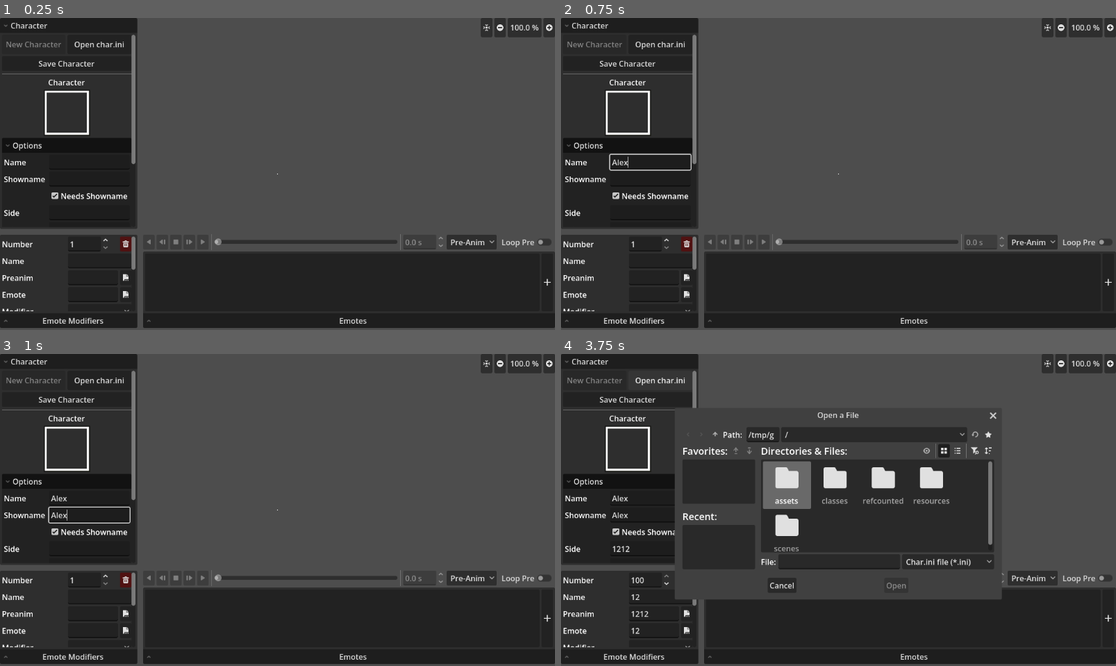
Above: before the commit, frames 1-4 (two rows, left to right).
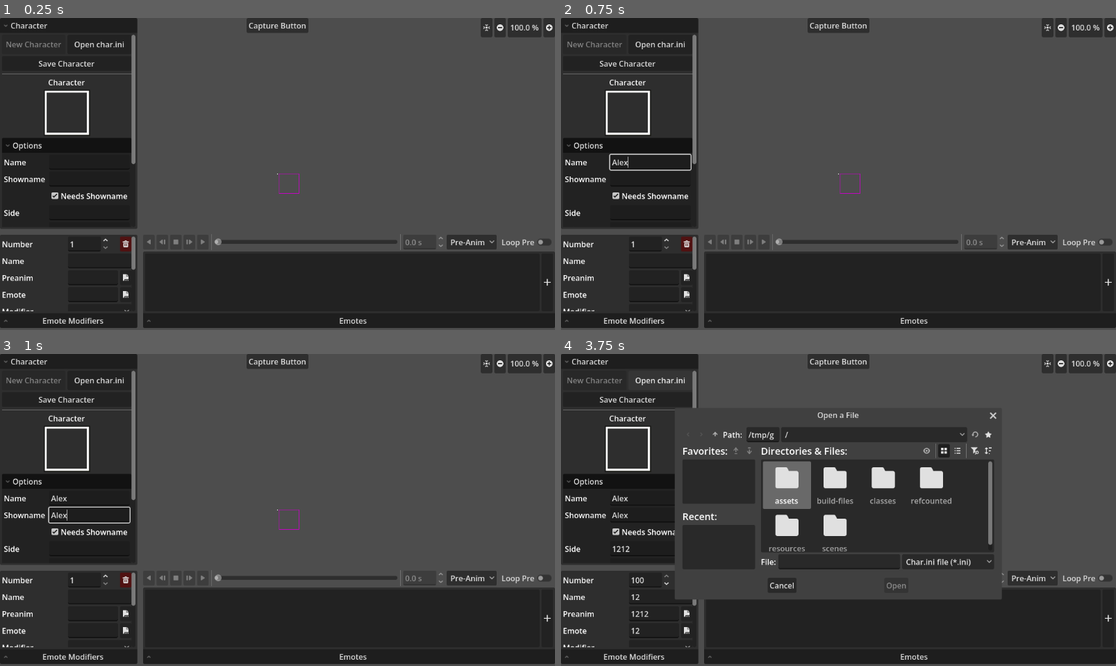
Above: after the commit, the same moments.

Repository: Crystalwarrior/KFO-CharMaker
Game: Godot game, scene res://scenes/main.tscn
Two runs of this game, one before a commit and one after it. Both use one fixed random seed, a clock stepped at 60 frames per second and the inputs below.
Inputs (mouse positions are in pixels of both pictures, inside the frame that each line leads up to):
- Up to frame 1 (0.25 s): no input
- Up to frame 2 (0.75 s): click (649, 161) at 0.52 s; type "Alex" at 0.6 s
- Up to frame 3 (1 s): click (88, 516) at 0.75 s; type "Alex" at 0.83 s; click (88, 547) at 0.98 s
- Up to frame 4 (3.75 s): type "12" at 1.07 s; click (649, 566) at 1.27 s; type "12" at 1.35 s; click (649, 581) at 1.5 s; type "12" at 1.58 s; click (649, 600) at 1.73 s; type "12" at 1.82 s; click (649, 616) at 2.02 s; type "12" at 2.1 s; click (649, 631) at 2.25 s; type "12" at 2.33 s; click (655, 612) at 2.48 s; type "12" at 2.57 s; click (838, 360) at 2.75 s, where only the run after the commit has a clickable "Capture Button"; click "Open char.ini" at 3.5 s

The runs differ from the first frame. In frame 1, 0.5% of the frame differs, in the area x 44-56%, y 0-57%; in frame 2, 0.5%; in frame 3, 0.5%; in frame 4, 1.1%, in the area x 37-71%, y 0-64%.
Error in both runs: Invalid assignment of property or key 'char_name' with value of type 'String' on a base object of type 'Nil'. (res://scenes/char_converter.gd:222)

Commit message:
Add a ButtonCropper control Add a new camera that reads from the button camera for future button making magic

Diff:
--- /dev/null
+++ b/scenes/button_cropper.gd
@@ -0,0 +1,108 @@
+extends Control
+
+
+@export var resize_width: int = 8
+@export var preserve_aspect_ratio: bool = true
+
+
+@onready var button_crop_zone: Control = %ButtonCropZone
+
+
+enum DragMode {
+	LEFT, TOP_LEFT, TOP, TOP_RIGHT, RIGHT, BOTTOM_RIGHT, BOTTOM, BOTTOM_LEFT, MOVE,
+}
+
+const _LEFT_MODES = [DragMode.LEFT, DragMode.TOP_LEFT, DragMode.BOTTOM_LEFT]
+const _RIGHT_MODES = [DragMode.RIGHT, DragMode.TOP_RIGHT, DragMode.BOTTOM_RIGHT]
+const _TOP_MODES = [DragMode.TOP, DragMode.TOP_LEFT, DragMode.TOP_RIGHT]
+const _BOTTOM_MODES = [DragMode.BOTTOM, DragMode.BOTTOM_LEFT, DragMode.BOTTOM_RIGHT]
+const _HORIZONTAL_EDGE_MODES = [DragMode.LEFT, DragMode.RIGHT]
+const _VERTICAL_EDGE_MODES = [DragMode.TOP, DragMode.BOTTOM]
+const _CORNER_MODES = [DragMode.TOP_LEFT, DragMode.TOP_RIGHT, DragMode.BOTTOM_LEFT, DragMode.BOTTOM_RIGHT]
+
+var drag_mode: DragMode = DragMode.MOVE
+var dragging = false
+var drag_start_global: Vector2
+var initial_global_pos: Vector2
+var initial_size: Vector2
+
+func _gui_input(event: InputEvent) -> void:
+	if event is InputEventMouseButton and event.button_index == MOUSE_BUTTON_LEFT:
+		if event.pressed:
+			dragging = true
+			drag_start_global = get_global_mouse_position()
+			initial_global_pos = global_position
+			initial_size = size
+			drag_mode = _detect_mode(event.position)[0]
+		else:
+			dragging = false
+		return
+
+	if event is InputEventMouseMotion:
+		if dragging:
+			_handle_drag()
+			return
+		var result = _detect_mode(event.position)
+		drag_mode = result[0]
+		mouse_default_cursor_shape = result[1]
+
+func _detect_mode(local_pos: Vector2) -> Array:
+	var in_left = local_pos.x < resize_width
+	var in_right = local_pos.x > size.x - resize_width
+	var in_top = local_pos.y < resize_width
+	var in_bottom = local_pos.y > size.y - resize_width
+
+	if in_left and in_top: return [DragMode.TOP_LEFT, Control.CURSOR_FDIAGSIZE]
+	if in_right and in_bottom: return [DragMode.BOTTOM_RIGHT, Control.CURSOR_FDIAGSIZE]
+	if in_right and in_top: return [DragMode.TOP_RIGHT, Control.CURSOR_BDIAGSIZE]
+	if in_left and in_bottom: return [DragMode.BOTTOM_LEFT, Control.CURSOR_BDIAGSIZE]
+	if in_left: return [DragMode.LEFT, Control.CURSOR_HSIZE]
+	if in_right: return [DragMode.RIGHT, Control.CURSOR_HSIZE]
+	if in_top: return [DragMode.TOP, Control.CURSOR_VSIZE]
+	if in_bottom: return [DragMode.BOTTOM, Control.CURSOR_VSIZE]
+	return [DragMode.MOVE, Control.CURSOR_MOVE]
+
+func _handle_drag() -> void:
+	if drag_mode == DragMode.MOVE:
+		global_position = initial_global_pos + (get_global_mouse_position() - drag_start_global)
+		return
+
+	var delta = get_global_mouse_position() - drag_start_global
+	var delta_x = 0.0
+	var delta_y = 0.0
+	if drag_mode in _LEFT_MODES: delta_x = -delta.x
+	elif drag_mode in _RIGHT_MODES: delta_x = delta.x
+	if drag_mode in _TOP_MODES: delta_y = -delta.y
+	elif drag_mode in _BOTTOM_MODES: delta_y = delta.y
+	var new_w = initial_size.x + delta_x
+	var new_h = initial_size.y + delta_y
+
+	if preserve_aspect_ratio:
+		var size_diff = _get_aspect_diff(new_w, new_h)
+		new_w = initial_size.x + size_diff
+		new_h = initial_size.y + size_diff
+
+	new_w = max(resize_width, new_w)
+	new_h = max(resize_width, new_h)
+
+	var adjust_x = (initial_size.x - new_w) if (drag_mode in _LEFT_MODES) else 0.0
+	var adjust_y = (initial_size.y - new_h) if (drag_mode in _TOP_MODES) else 0.0
+
+	# Center non-dragged axis for edge-only drags (keeps middle anchor)
+	if drag_mode in _HORIZONTAL_EDGE_MODES:
+		adjust_y -= (new_h - initial_size.y) / 2.0
+	elif drag_mode in _VERTICAL_EDGE_MODES:
+		adjust_x -= (new_w - initial_size.x) / 2.0
+
+	global_position = Vector2(initial_global_pos.x + adjust_x, initial_global_pos.y + adjust_y).round()
+	size = Vector2(new_w, new_h).round()
+
+
+func _get_aspect_diff(raw_w: float, raw_h: float) -> float:
+	if drag_mode in _HORIZONTAL_EDGE_MODES:
+		return raw_w - initial_size.x
+	if drag_mode in _VERTICAL_EDGE_MODES:
+		return raw_h - initial_size.y
+	if drag_mode in _CORNER_MODES:
+		return ((raw_w - initial_size.x) + (raw_h - initial_size.y)) / 2.0
+	return 0.0
--- a/scenes/char_converter.tscn
+++ b/scenes/char_converter.tscn
@@ -136,6 +136,7 @@
 anchor_bottom = 1.0
 grow_horizontal = 2
 grow_vertical = 2
+mouse_filter = 2
 drag_area_highlight_in_editor = true
 
 [node name="LeftSplitContainer" type="VSplitContainer" parent="HSplitContainer" unique_id=462002216]
@@ -544,6 +545,7 @@
 [node name="CenterSplitContainer" type="VSplitContainer" parent="HSplitContainer" unique_id=721584462]
 unique_name_in_owner = true
 layout_mode = 2
+mouse_filter = 2
 drag_area_highlight_in_editor = true
 
 [node name="ViewZone" type="Control" parent="HSplitContainer/CenterSplitContainer" unique_id=1721035877]
--- /dev/null
+++ b/scenes/main.gd
@@ -0,0 +1,19 @@
+extends Node
+
+
+@onready var button_capture: TextureRect = %ButtonCapture
+@onready var button_cropper: ReferenceRect = %ButtonCropper
+@onready var capture_button: Button = %CaptureButton
+@onready var sub_viewport_container: SubViewportContainer = %SubViewportContainer
+@onready var sub_viewport: SubViewport = %SubViewport
+@onready var sub_viewport_camera: Camera2D = %SubViewportCamera
+
+func _ready() -> void:
+	sub_viewport.world_2d = get_tree().root.world_2d
+
+func _process(delta: float) -> void:
+	sub_viewport_camera.position = button_cropper.position + button_cropper.button_crop_zone.position
+
+	var prev_position: Vector2 = sub_viewport_container.position
+	var prev_size_x: float = sub_viewport_container.size.x
+	sub_viewport_container.set_size(button_cropper.button_crop_zone.size)
--- a/scenes/main.tscn
+++ b/scenes/main.tscn
@@ -1,13 +1,32 @@
 [gd_scene format=3 uid="uid://b1xdag54tvknp"]
 
 [ext_resource type="PackedScene" uid="uid://bm4dd2b8qtgak" path="res://scenes/char_converter.tscn" id="1_h0otu"]
+[ext_resource type="Script" uid="uid://6ut86phbrp7r" path="res://scenes/main.gd" id="1_tipki"]
 [ext_resource type="Script" uid="uid://dkfp1sj4wdqmy" path="res://scenes/camera_controls.gd" id="2_o6xl0"]
 [ext_resource type="Texture2D" uid="uid://cdjfkw6b2o54t" path="res://assets/icons/CenterView.svg" id="2_tefeu"]
 [ext_resource type="Script" uid="uid://cmwvn07t0sv8n" path="res://scenes/camera.gd" id="3_h0otu"]
 [ext_resource type="Texture2D" uid="uid://cx1mrj8q70p7o" path="res://assets/icons/ZoomLess.svg" id="3_o6xl0"]
 [ext_resource type="Texture2D" uid="uid://bqql5tunkpnsn" path="res://assets/icons/ZoomMore.svg" id="4_tipki"]
+[ext_resource type="Script" uid="uid://c1ywb6hlblco2" path="res://scenes/button_cropper.gd" id="7_o6xl0"]
+
+[sub_resource type="StyleBoxFlat" id="StyleBoxFlat_tipki"]
+content_margin_left = 0.0
+content_margin_top = 0.0
+content_margin_right = 0.0
+content_margin_bottom = 0.0
+draw_center = false
+border_width_left = 1
+border_width_top = 1
+border_width_right = 1
+border_width_bottom = 1
+border_color = Color(0.8, 0, 0.8, 1)
+expand_margin_left = 1.0
+expand_margin_top = 1.0
+expand_margin_right = 1.0
+expand_margin_bottom = 1.0
 
 [node name="Main" type="Node" unique_id=269323199]
+script = ExtResource("1_tipki")
 
 [node name="GUILayer" type="CanvasLayer" parent="." unique_id=336270299]
 
@@ -43,6 +62,33 @@
 layout_mode = 2
 icon = ExtResource("4_tipki")
 
+[node name="SubViewportContainer" type="SubViewportContainer" parent="GUILayer" unique_id=1162041625]
+unique_name_in_owner = true
+offset_left = 297.0
+offset_right = 337.0
+offset_bottom = 40.0
+pivot_offset_ratio = Vector2(1, 0)
+stretch = true
+
+[node name="SubViewport" type="SubViewport" parent="GUILayer/SubViewportContainer" unique_id=610432675]
+unique_name_in_owner = true
+size = Vector2i(40, 40)
+
+[node name="SubViewportCamera" type="Camera2D" parent="GUILayer/SubViewportContainer/SubViewport" unique_id=1620356932]
+unique_name_in_owner = true
+anchor_mode = 0
+
+[node name="CaptureButton" type="Button" parent="GUILayer" unique_id=1735467149]
+unique_name_in_owner = true
+anchors_preset = 5
+anchor_left = 0.5
+anchor_right = 0.5
+offset_left = -4.0
+offset_right = 4.0
+offset_bottom = 8.0
+grow_horizontal = 2
+text = "Capture Button"
+
 [node name="CenterRef" type="ColorRect" parent="." unique_id=1978758270]
 offset_left = -1.0
 offset_top = -1.0
@@ -55,3 +101,24 @@
 [node name="Camera" type="Camera2D" parent="." unique_id=682089302]
 unique_name_in_owner = true
 script = ExtResource("3_h0otu")
+
+[node name="ButtonCropper" type="ReferenceRect" parent="." unique_id=923137094]
+unique_name_in_owner = true
+offset_right = 48.0
+offset_bottom = 44.0
+border_color = Color(0, 0.61620533, 0.5876613, 1)
+script = ExtResource("7_o6xl0")
+
+[node name="ButtonCropZone" type="Panel" parent="ButtonCropper" unique_id=2109738967]
+unique_name_in_owner = true
+layout_mode = 1
+anchors_preset = 15
+anchor_right = 1.0
+anchor_bottom = 1.0
+offset_left = 4.0
+offset_right = -4.0
+offset_bottom = -4.0
+grow_horizontal = 2
+grow_vertical = 2
+mouse_filter = 2
+theme_override_styles/panel = SubResource("StyleBoxFlat_tipki")
Not shown, added: build-files/.gdignore
Not shown, added: scenes/button_cropper.gd.uid
Not shown, added: scenes/main.gd.uid
